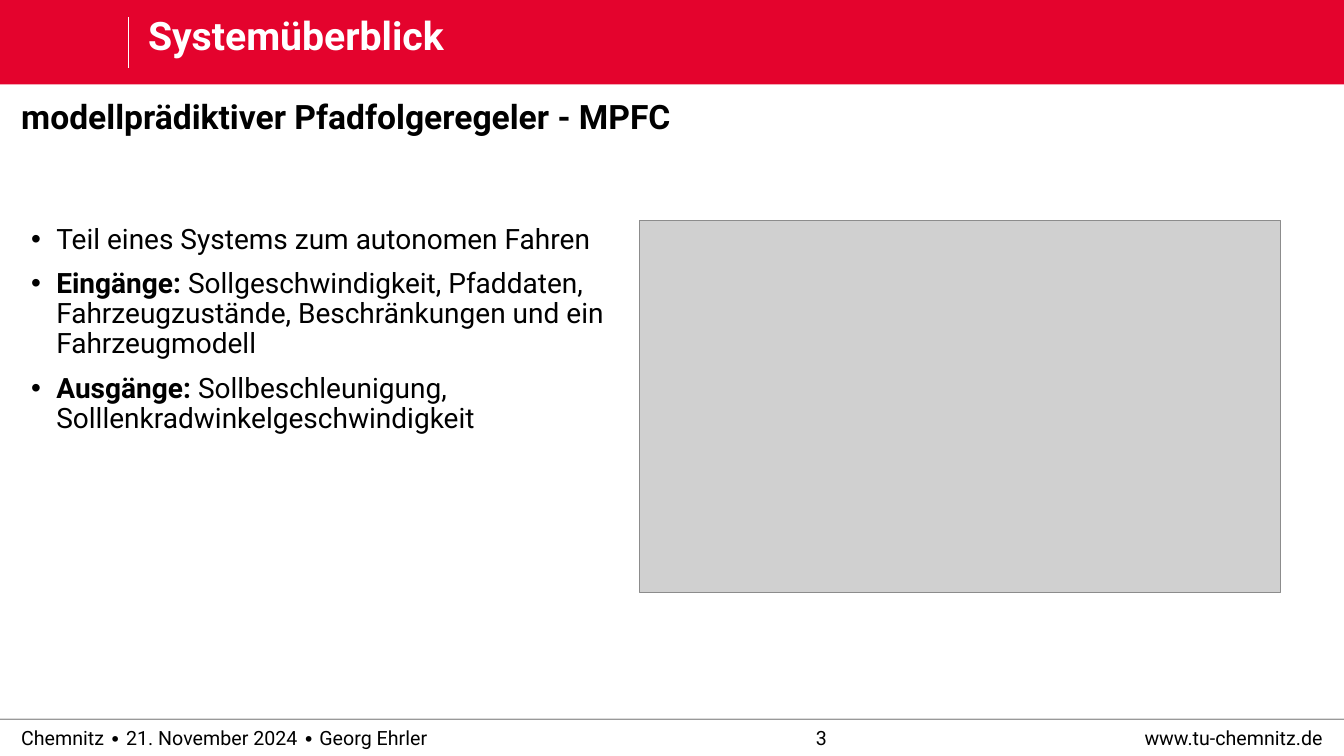
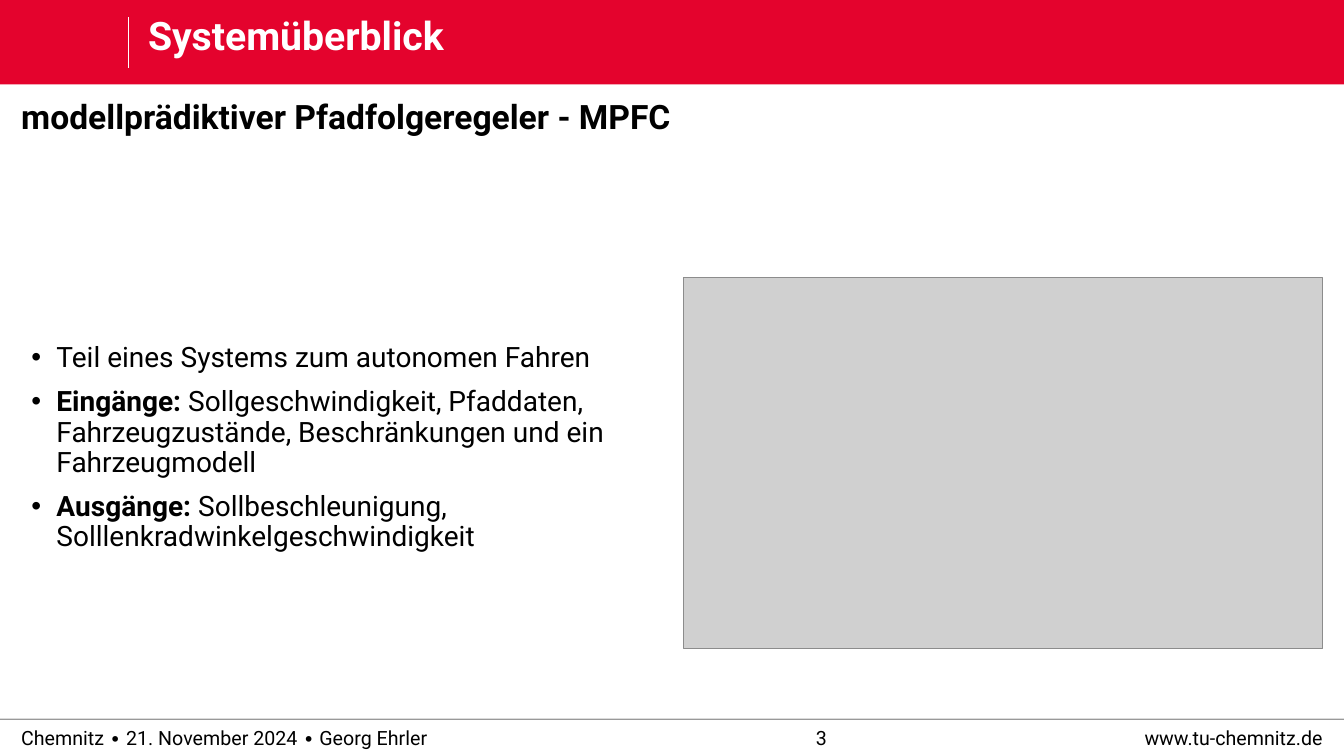
Before and after one commit to derEhrler/ACSDthesis_edited, a slide deck: slide 3 of defense/praktikum_defense.pptx. Drawn at 1344x756 pixels with LibreOffice and Linux fonts; fonts in the diff are those of the drawing; grey boxes stand for pictures; background and template pictures are left out. Boxes give left, top, right and bottom in pixels: in the first picture for what was removed or moved away, otherwise in the second. Text is boxed around its words. In the diff, an @@ line names an element or a change of style, - is before the commit and + after.

Commit message:
added template to folienmaster

```diff
--- a/defense/praktikum_defense.pptx
+++ b/defense/praktikum_defense.pptx
@@ text "Teil eines Systems zum autonomen ...": place and size @@
-text "Teil eines Systems zum autonomen ..." at box(56, 228, 603, 434)
+text "Teil eines Systems zum autonomen ..." at box(56, 346, 604, 552)
@@ text "Teil eines Systems zum autonomen ..." at box(56, 346, 604, 552): vertical alignment top to middle @@
@@ picture: place and size @@
-picture at box(640, 220, 1281, 592)
+picture at box(684, 278, 1323, 649)
```
